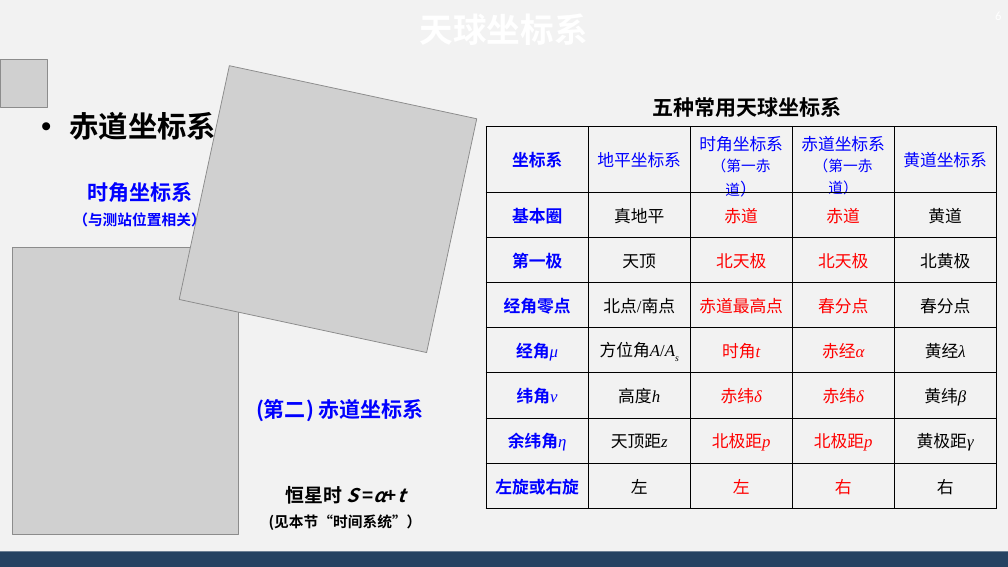
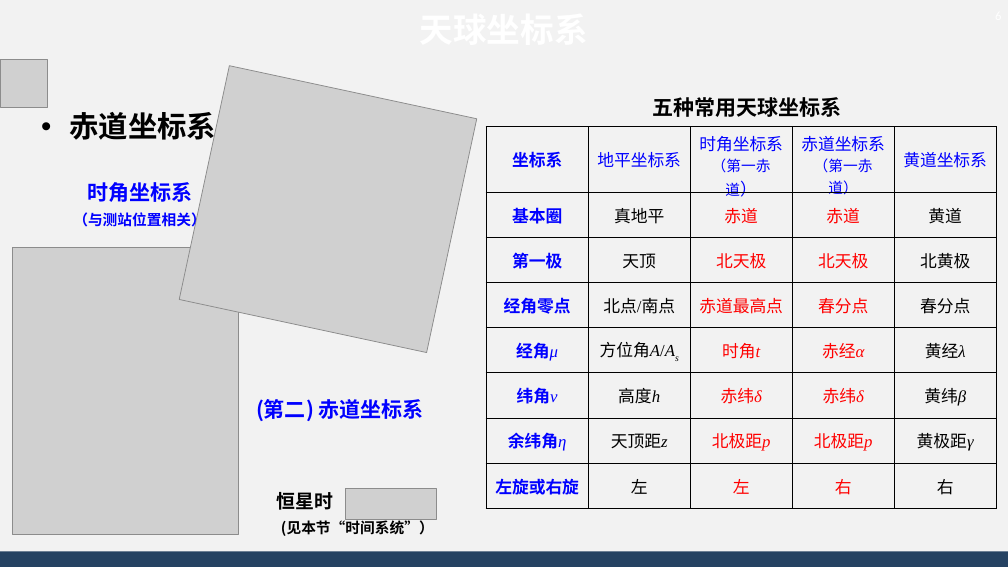
Before and after one commit to AsBackup/DAOSSA, a slide deck: slide 6 of 01 天球概念与时间系统.pptx. Drawn at 1008x567 pixels with LibreOffice and Linux fonts; fonts in the diff are those of the drawing; grey boxes stand for pictures; background and template pictures are left out. Boxes give left, top, right and bottom in pixels: in the first picture for what was removed or moved away, otherwise in the second. Text is boxed around its words. In the diff, an @@ line names an element or a change of style, - is before the commit and + after.

```diff
--- a/01 天球概念与时间系统.pptx
+++ b/01 天球概念与时间系统.pptx
@@ text "恒星时": place and size @@
-text "恒星时" at [269, 486, 422, 530]
+text "恒星时" at [276, 492, 434, 536]
@@ text at [276, 492, 333, 510]: text changed @@
-恒星时 S =α+t
+恒星时
@@ picture added at [346, 488, 436, 520] @@
```
Also in this commit, not shown: 9 other slides changed, 2 other files.
